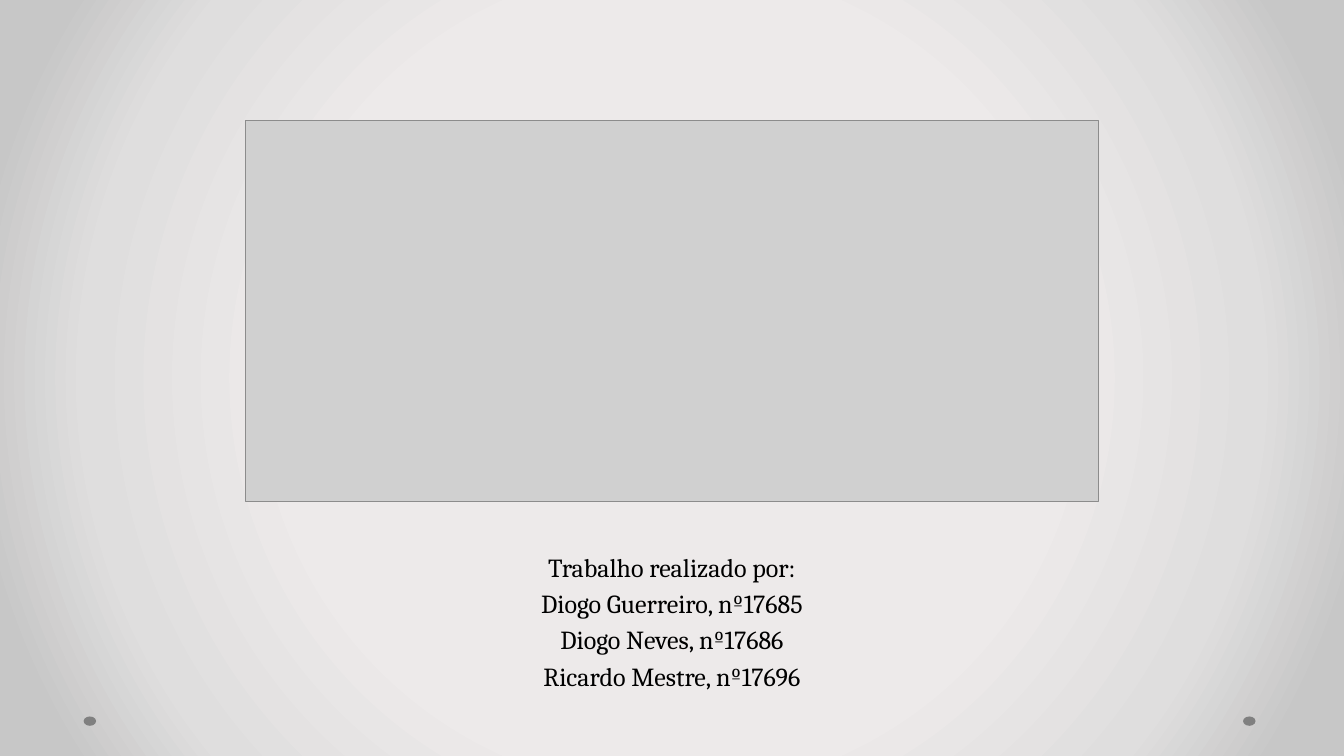
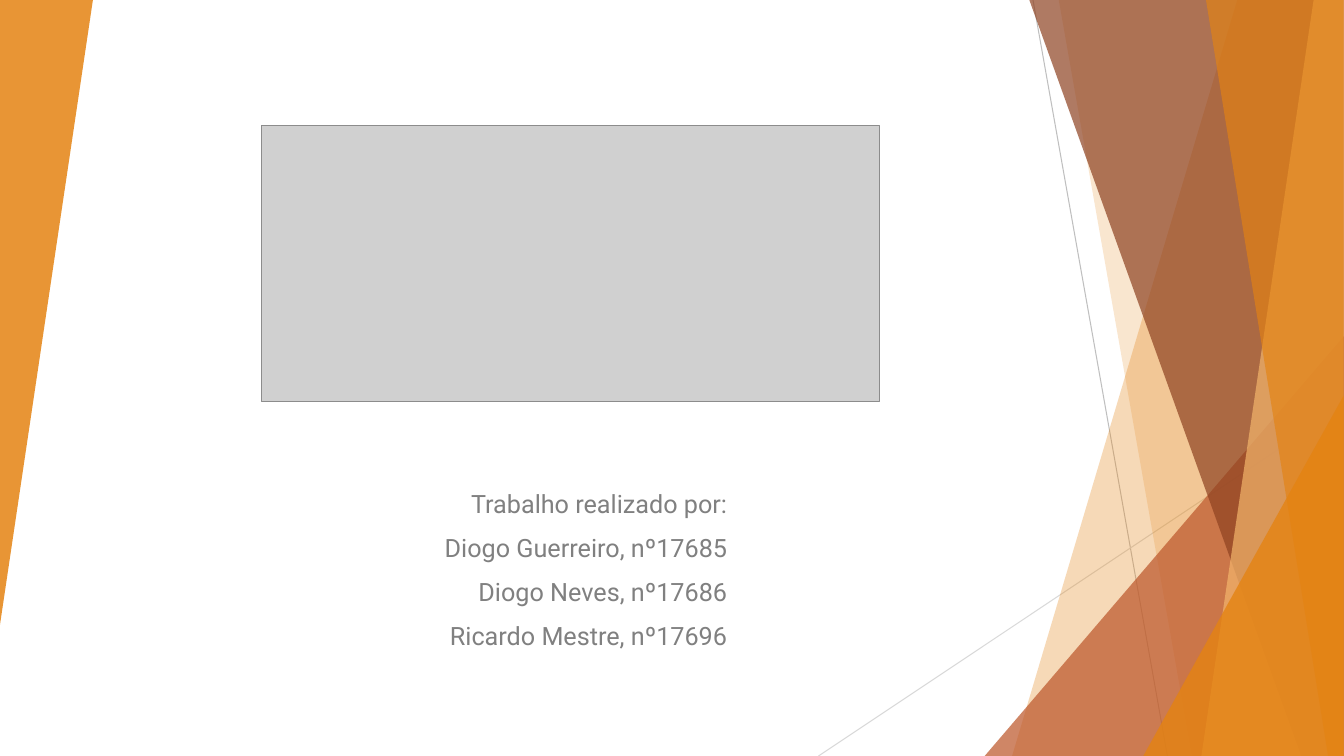
Before and after one commit to diogomneves/Alentejo-Pleasures, a slide deck: slide 1 of Apresentação_AlentejoPleasures.pptx. Drawn at 1344x756 pixels with LibreOffice and Linux fonts; fonts in the diff are those of the drawing; grey boxes stand for pictures. Boxes give left, top, right and bottom in pixels: in the first picture for what was removed or moved away, otherwise in the second. Text is boxed around its words. In the diff, an @@ line names an element or a change of style, - is before the commit and + after.

```diff
--- a/Apresentação_AlentejoPleasures.pptx
+++ b/Apresentação_AlentejoPleasures.pptx
@@ background gradient #EDEBEB to #E0DEDE to #C9C7C7 to #FFFFFF @@
@@ group added at bbox=[0, 0, 1344, 756]: 5 freeform shapes, 3 triangles, 2 lines @@
@@ picture: place and size @@
-picture at bbox=[245, 121, 1099, 501]
+picture at bbox=[261, 126, 879, 401]
@@ subtitle "Trabalho realizado por:": place and size @@
-subtitle "Trabalho realizado por:" at bbox=[541, 559, 803, 690]
+subtitle "Trabalho realizado por:" at bbox=[445, 494, 727, 648]
@@ subtitle "Trabalho realizado por:" at bbox=[445, 494, 727, 648]: size 18.6 to 18 pt, font Cambria to Roboto, text colour #000000 to #808080; alignment centre to right; more space between paragraphs @@
@@ ellipse removed at bbox=[84, 717, 96, 726] @@
@@ ellipse removed at bbox=[1243, 717, 1255, 726] @@
```
Also in this commit, not shown: 3 other slides changed, 5 slides added, 1 slide removed.
